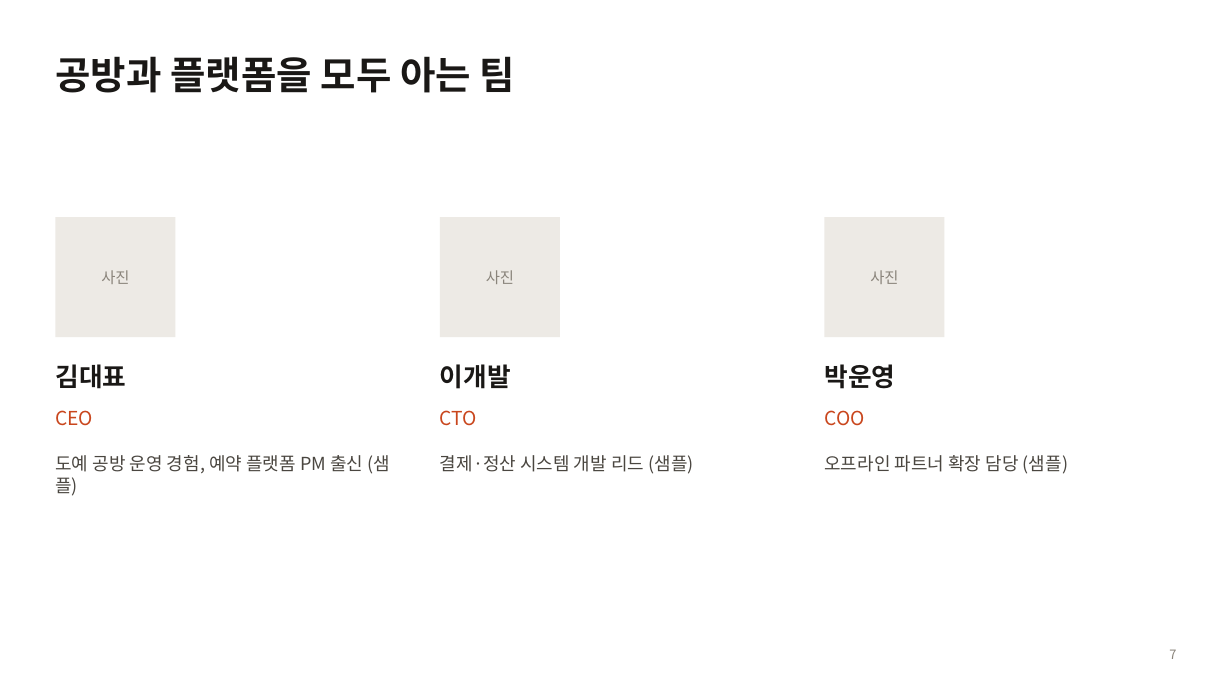
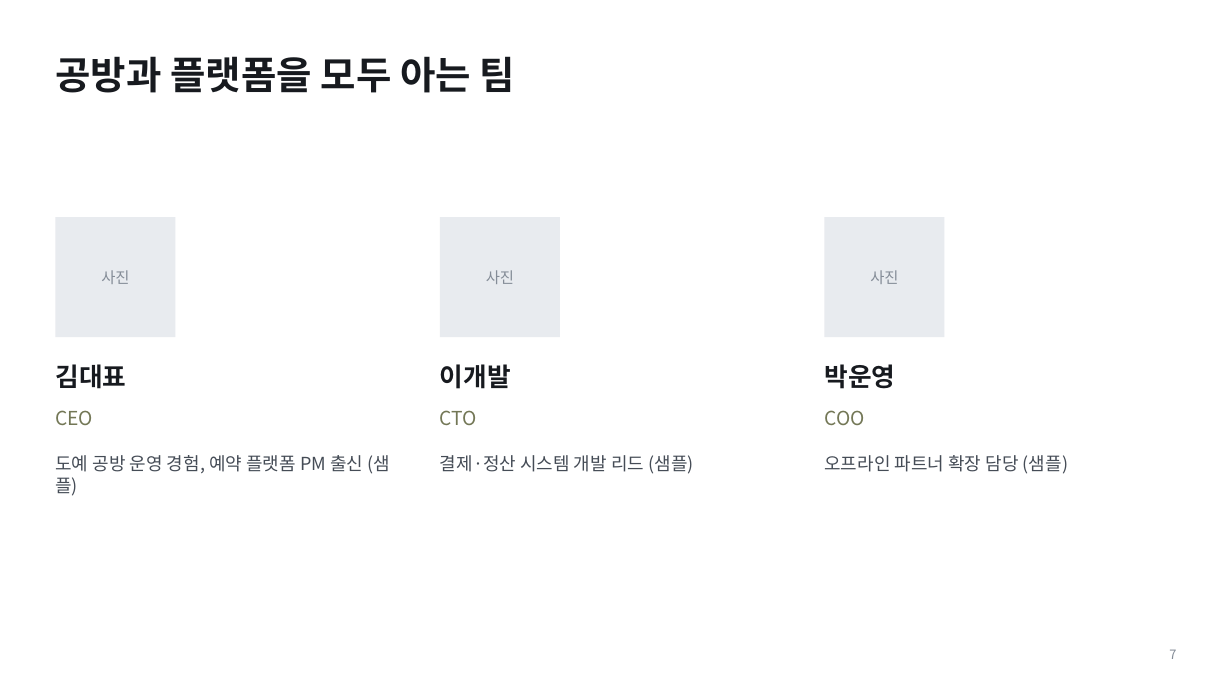
Before and after one commit to pck9880-sys/claude-design, a slide deck: slide 7 of output/ir-sample/deck.pptx. Drawn at 1232x693 pixels with LibreOffice and Linux fonts; fonts in the diff are those of the drawing. Boxes give left, top, right and bottom in pixels: in the first picture for what was removed or moved away, otherwise in the second. Text is boxed around its words. In the diff, an @@ line names an element or a change of style, - is before the commit and + after.

```diff
--- a/output/ir-sample/deck.pptx
+++ b/output/ir-sample/deck.pptx
@@ fill #EDEAE5 to #E8EBEF in 3 elements at [55,217,176,337], [440,217,560,337], [824,217,945,337] @@
@@ text colour #C9461D to #737756 in 3 elements at [55,410,93,425], [440,410,477,425], [824,410,864,425] @@
@@ text colour #4A4640 to #454C56 in 3 elements at [55,455,390,496], [440,455,693,474], [824,455,1068,474] @@
@@ text colour #8A847B to #848C97 in 4 elements at [101,270,129,284], [486,270,514,284], [870,270,898,284], [1169,649,1176,659] @@
```
Also in this commit, not shown: 8 other slides changed, 16 other files.
